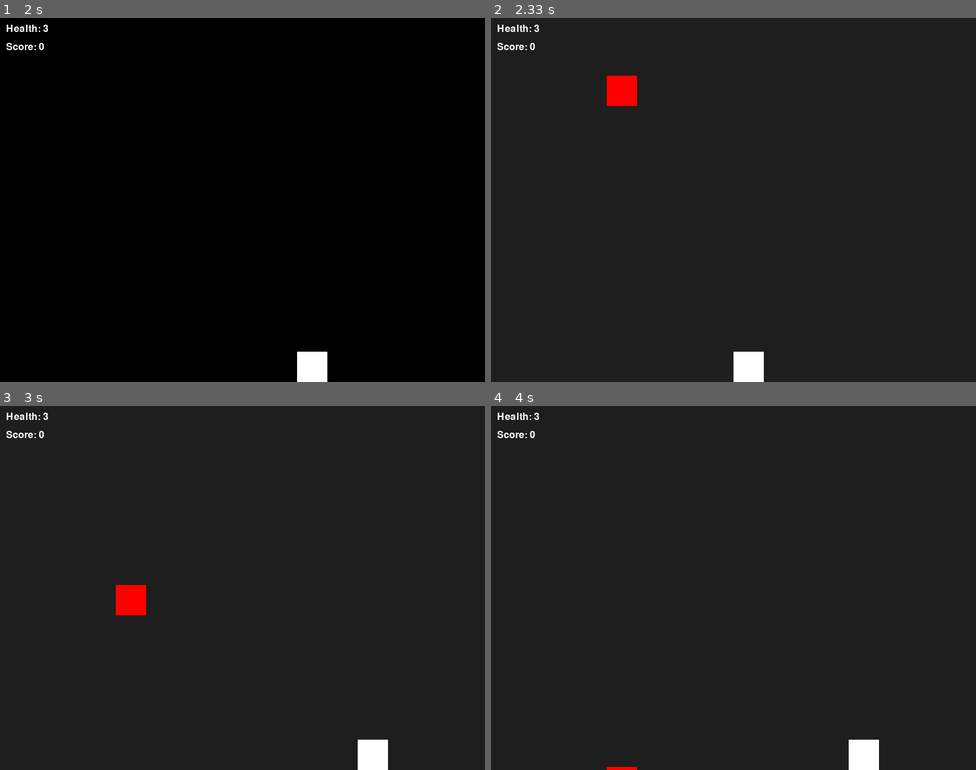
Above: before the commit, frames 1-4 (two rows, left to right).
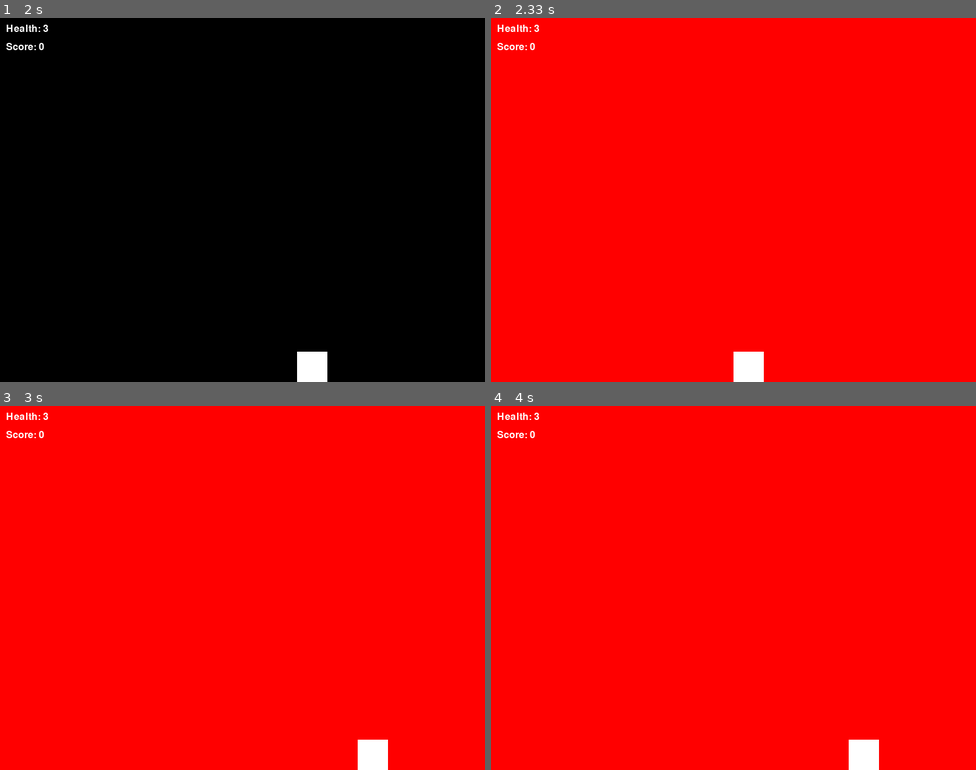
Above: after the commit, the same moments.

Repository: jon-jc/horror-pygame
Game: pygame game, started from main.py
Same seed, same stepped clock (60 frames per second), same inputs: the game is played once before the commit and once after it.
Inputs:
- Up to frame 1 (2 s): hold Right 0.33-0.8 s; hold Right 0.83-1.3 s; hold Left 1.33-1.87 s; hold Left from 1.9 s (still down)
- Up to frame 2 (2.33 s): release Left at 2.3 s
- Up to frame 3 (3 s): hold Right 2.33-2.97 s
- Up to frame 4 (4 s): hold Left 3-3.47 s; hold Right 3.5-3.97 s

Frame 1 is identical in both runs. In frame 2, 99% of the frame differs, in the area x 0-100%, y 0-100%; in frame 3, 99%; in frame 4, 99%.

Commit message:
Refactor environment.py to use RED color when lights are off

Diff:
--- a/environment.py
+++ b/environment.py
@@ -16,7 +16,7 @@
 def draw_environment(screen):
     global lights_off
     if lights_off:
-        screen.fill(DARK_GRAY)
+        screen.fill(RED)
     else:
         screen.fill((0, 0, 0))
 
